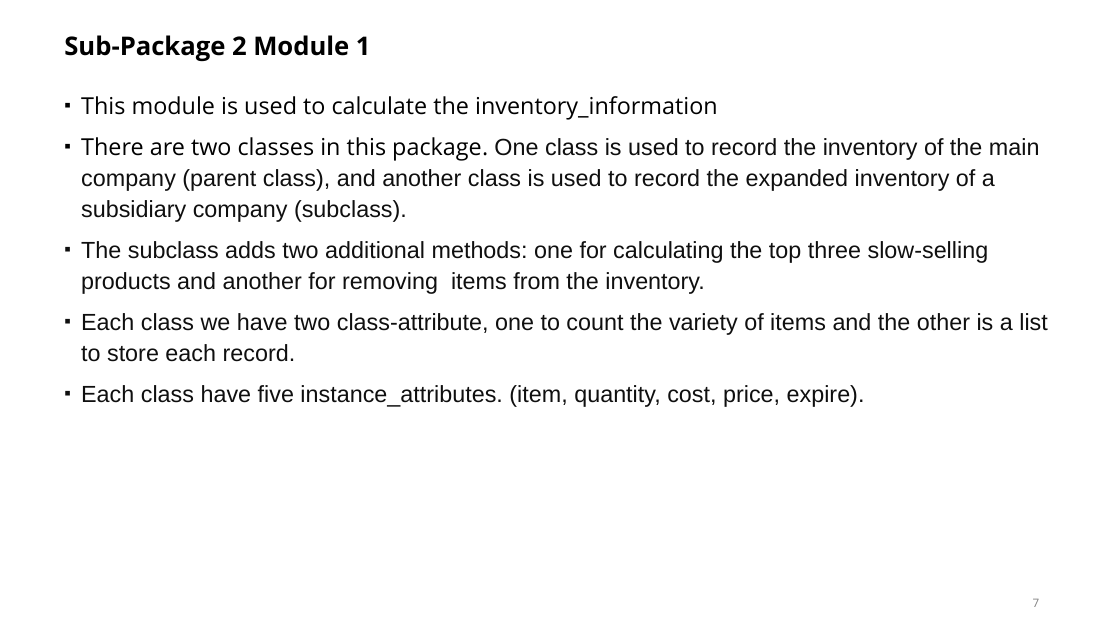
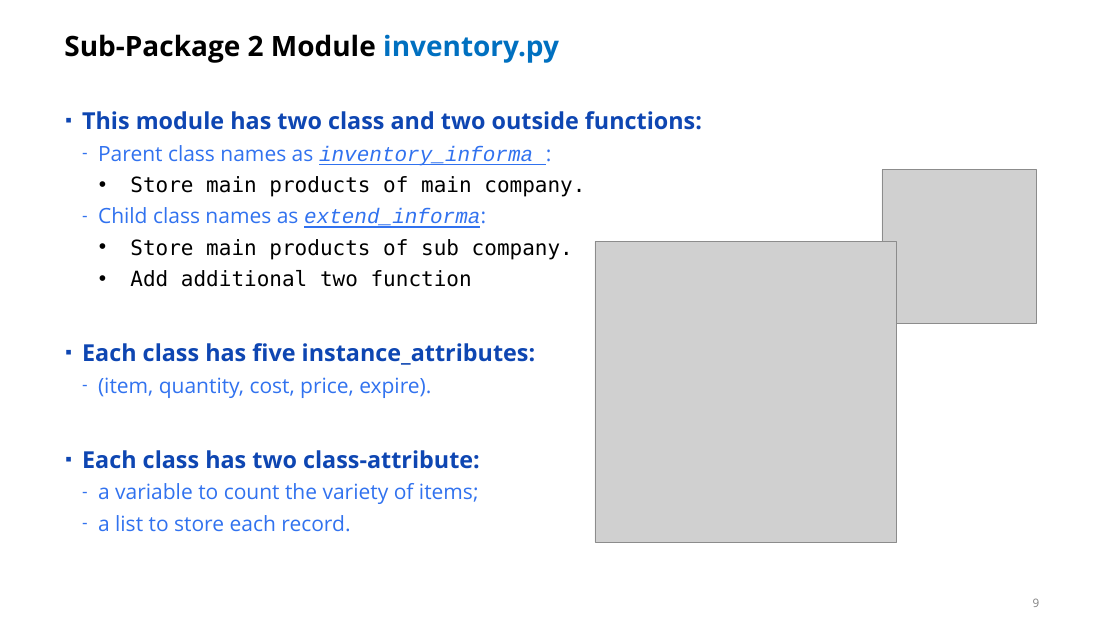
Before and after one commit to ubco-mds-2023-labs/project-step-1-Eden33333, a slide deck: slide 9 of Presentation_Group3.pptx (slide 7 before the commit). Drawn at 1120x630 pixels with LibreOffice and Linux fonts; fonts in the diff are those of the drawing; grey boxes stand for pictures; background and template pictures are left out. Boxes give left, top, right and bottom in pixels: in the first picture for what was removed or moved away, otherwise in the second. Text is boxed around its words. In the diff, an @@ line names an element or a change of style, - is before the commit and + after.

```diff
--- a/Presentation_Group3.pptx
+++ b/Presentation_Group3.pptx
@@ title at [64, 34, 559, 63]: text changed; size 22 to 24 pt @@
-Sub-Package 2 Module 1
+Sub-Package 2 Module inventory.py
@@ text at [82, 111, 702, 532]: text changed; size 20 to 18 pt; font Arial to Open Sans; text colour #0F0F0F to #3172EF @@
-▪ This module is used to calculate the inventory_information
-▪ There are two classes in this package. One class is used to record the inventory of the main company (parent class), and another class is used to record the expanded inventory of a subsidiary company (subclass).
-▪ The subclass adds two additional methods: one for calculating the top three slow-selling products and another for removing items from the inventory.
-▪ Each class we have two class-attribute, one to count the variety of items and the other is a list to store each record.
-▪ Each class have five instance_attributes. (item, quantity, cost, price, expire).
+▪ This module has two class and two outside functions:
+  – Parent class names as inventory_informa :
+    • Store main products of main company.
+  – Child class names as extend_informa:
+    • Store main products of sub company.
+    • Add additional two function
+▪ Each class has five instance_attributes:
+  – (item, quantity, cost, price, expire).
+▪ Each class has two class-attribute:
+  – a variable to count the variety of items;
+  – a list to store each record.
@@ picture added at [882, 170, 1036, 323] @@
@@ picture added at [595, 241, 896, 542] @@
@@ page number at [1033, 598, 1040, 607]: text changed @@
-7
+9
```
Also in this commit, not shown: 2 other slides changed, 1 slide added, 1 slide removed.
